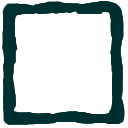
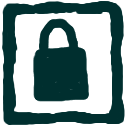
Comparing the layer stacks of the two (128, 128) images. Changes:
painted on "arrow" over (33, 18, 89, 102)
